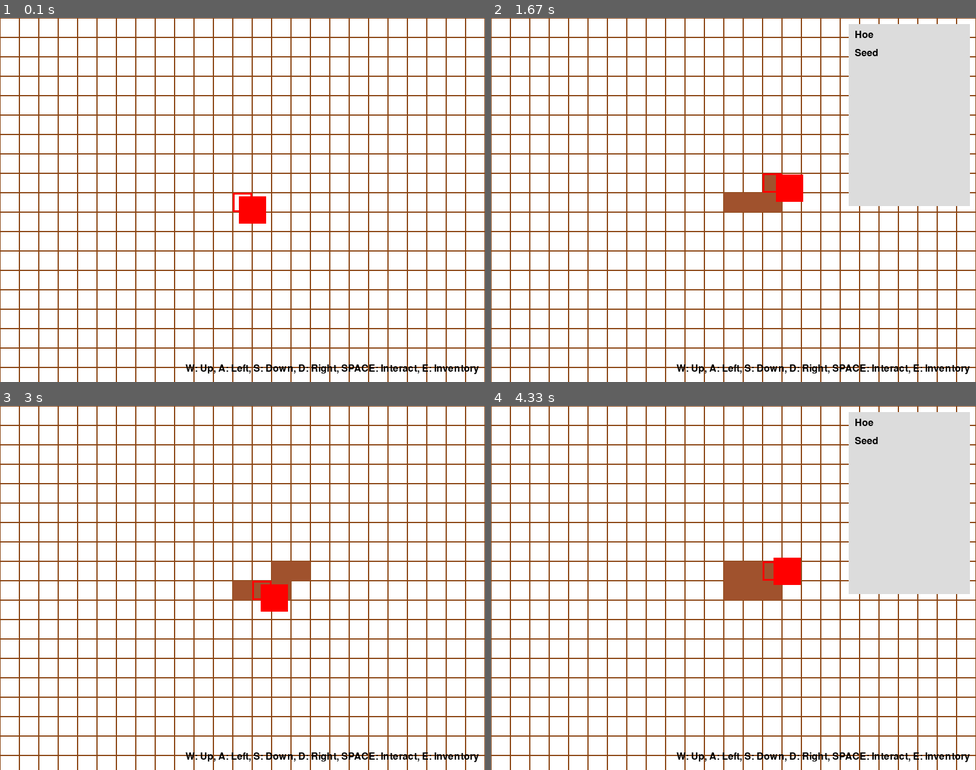
Above: before the commit, frames 1-4 (two rows, left to right).
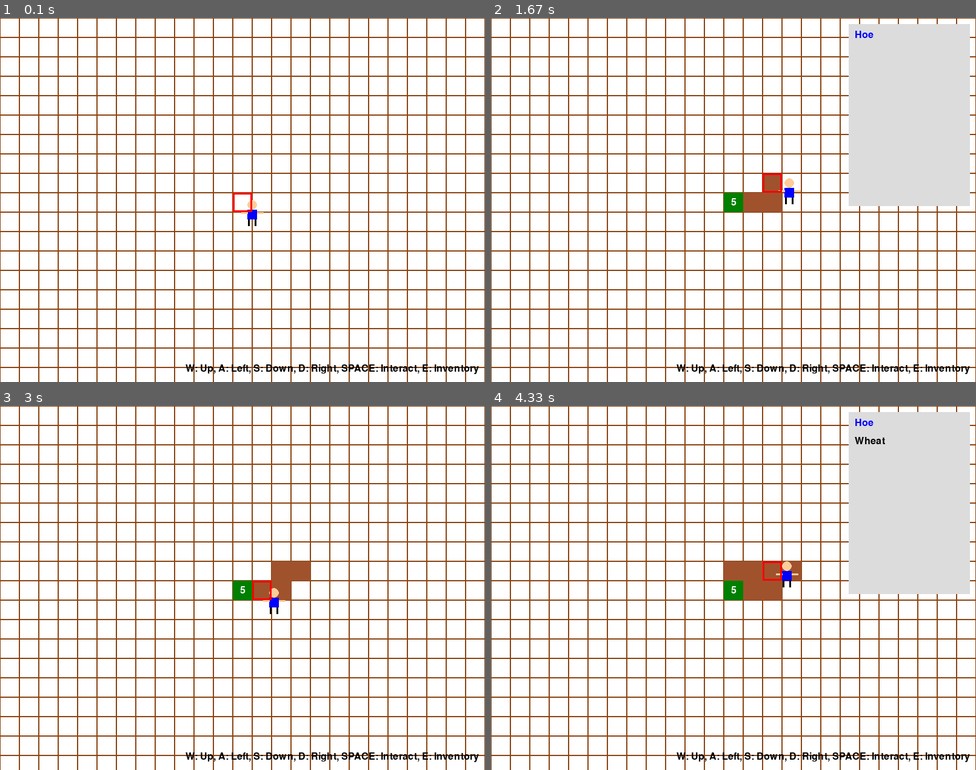
Above: after the commit, the same moments.

Repository: Origin0804/planting-game
Game: pygame game, started from main.py
The game is run twice, just before and just after one commit, with the same random seed, the same clock (stepped at 60 frames per second) and the same inputs.
Inputs (mouse positions are in pixels of both pictures, inside the frame that each line leads up to):
- Up to frame 1 (0.1 s): no input
- Up to frame 2 (1.67 s): tap Space at 0.33, 0.73, 1.03, 1.23, 1.57 s; hold D 0.67-1.13 s; tap E at 0.82 s; hold W 1.17-1.47 s; hold D from 1.5 s (still down)
- Up to frame 3 (3 s): tap Space at 1.87, 2.07, 2.37, 2.63, 2.97 s; release D at 1.97 s; hold A 2-2.53 s; tap E at 2.15 s; hold S 2.57-2.87 s; move the mouse to (291, 668) at 2.6 s; hold A from 2.9 s (still down)
- Up to frame 4 (4.33 s): tap Space at 3.27, 3.4, 3.8, 4.1 s; release A at 3.3 s; hold W 3.33-3.7 s; tap E at 3.48 s; hold D from 3.73 s (still down)

The runs differ from the first frame. In frame 1, 0.4% of the frame differs, in the area x 49-55%, y 49-58%; in frame 2, 0.7%; in frame 3, 0.6%; in frame 4, 0.7%, in the area x 48-82%, y 3-54%.

Commit message:
bassi cultivation and harvest is possiobel

Diff:
--- a/block.py
+++ b/block.py
@@ -4,27 +4,31 @@
 PLANT_COLOR = (0, 128, 0)
 TILE_SIZE = 32
 
+# 初始化字体
+pygame.font.init()
+FONT = pygame.font.Font(None, 24)  # 可以根据需要调整字体大小
+
 class Block:
     def __init__(self, position, state=0):
         """
-        Initialize a Block instance
-        :param position: The position of the land block, format: (x, y)
-        :param state: The state of the land block, default is 0
+        初始化一个 Block 实例
+        :param position: 土地块的位置，格式: (x, y)
+        :param state: 土地块的状态，默认值为 0
         """
         self.position = position
         self.state = state
 
     def change_state(self, new_state):
         """
-        Change the state of the land block
-        :param new_state: The new state value
+        更改土地块的状态
+        :param new_state: 新的状态值
         """
         self.state = new_state
 
     def draw(self, screen):
         """
-        Draw the land block on the screen
-        :param screen: The game screen object
+        在屏幕上绘制土地块
+        :param screen: 游戏屏幕对象
         """
         x, y = self.position
         LAND_COLOR = (139, 69, 19)
@@ -35,56 +39,69 @@
         elif self.state == 1:
             pygame.draw.rect(screen, CULTIVATED_COLOR, (x, y, TILE_SIZE, TILE_SIZE))
 
-
 class Soil(Block):
-    def __init__(self, position, state=0, plant=0):
+    def __init__(self, position, state=0, plant=None):
         """
-        Initialize a Soil instance
-        :param position: The position of the land, format: (x, y)
-        :param state: The state of the land, 0 for uncultivated, 1 for cultivated, default is 0
-        :param plant: The planted crop, 0 for no plant
+        初始化一个 Soil 实例
+        :param position: 土地的位置，格式: (x, y)
+        :param state: 土地的状态，0 表示未开垦，1 表示已开垦，默认值为 0
+        :param plant: 种植的作物，None 表示没有种植
         """
         super().__init__(position, state)
         self.plant = plant
-        self.growth_stage = 0  # Plant growth stage
+        self.growth_stage = 0
+        self.last_growth_time = 0  # 添加生长时间记录属性
 
-    def plant_crop(self, new_plant):
+    def grow(self, current_time):
+        """植物生长"""
+        if self.plant is not None and self.state == 1:
+            if current_time - self.last_growth_time >= self.plant.growth_time:
+                self.growth_stage += 1
+                self.last_growth_time = current_time  # 更新最后生长时间
+                if self.growth_stage >= self.plant.max_stages:
+                    self.growth_stage = self.plant.max_stages
+
+    def plant_crop(self, new_plant, current_time):
         """
-        Plant a crop on the land
-        :param new_plant: The crop to be planted
+        在土地上种植作物
+        :param new_plant: 要种植的作物
+        :param current_time: 当前时间
         """
-        if self.state == 1 and self.plant == 0:
+        if self.state == 1 and self.plant is None:
             self.plant = new_plant
             self.growth_stage = 0
 
-    def grow(self):
-        """
-        The plant grows
-        """
-        if self.plant != 0:
-            self.growth_stage += 1
-            if self.growth_stage >= 5:  # Assume the plant matures after 5 growth stages
-                self.growth_stage = 5
-
     def harvest(self):
         """
-        Harvest the crop on the land
-        :return: The harvested crop, 0 if no crop
+        收获土地上的作物
+        :return: 收获的作物，如果没有则返回 None
         """
-        if self.plant != 0 and self.growth_stage == 5:
-            harvested_plant = self.plant
-            self.plant = 0
+        if self.plant is not None and self.growth_stage == self.plant.max_stages:
+            plant = self.plant
+            self.plant = None
             self.growth_stage = 0
-            return harvested_plant
-        return 0
+            print(f"Harvesting plant at {self.position}")
+            return plant
+        return None
 
     def draw(self, screen):
         super().draw(screen)
-        if self.plant != 0:
+        if self.plant is not None:
             x, y = self.position
             # 计算植物的大小，根据生长阶段动态变化
-            plant_size = TILE_SIZE * (self.growth_stage / 5)
+            plant_size = TILE_SIZE * (self.growth_stage / self.plant.max_stages)
             # 绘制植物矩形，使其居中显示在土地块上
             pygame.draw.rect(screen, PLANT_COLOR, (x + (TILE_SIZE - plant_size) // 2,
                                                    y + (TILE_SIZE - plant_size) // 2,
                                                    plant_size, plant_size))
+            # 绘制生长阶段数字标注
+            text = FONT.render(str(self.growth_stage), True, (255, 255, 255))  # 白色文字
+            text_rect = text.get_rect(center=(x + TILE_SIZE // 2, y + TILE_SIZE // 2))
+            screen.blit(text, text_rect)
+
+
+    def cultivate(self):
+        """开垦土地"""
+        if self.state == 0:
+            self.state = 1
+            print(f"Land at {self.position} cultivated")
--- a/item.py
+++ b/item.py
@@ -1,11 +1,42 @@
+# 定义物品类型类
+class ItemType:
+    TOOL = 1
+    SEED = 2
+    PLANT = 3
+    PRODUCT = 4
+
+# 定义物品类
 class Item:
-    def __init__(self, item_id, name, description=""):
+    def __init__(self, item_id, name, item_type, description=""):
         """
-        Initialize an Item instance
-        :param item_id: The unique ID of the item
-        :param name: The name of the item
-        :param description: The description of the item, default is an empty string
+        初始化一个 Item 实例
+        :param item_id: 物品的唯一 ID
+        :param name: 物品的名称
+        :param item_type: 物品的类型
+        :param description: 物品的描述，默认值为空字符串
         """
         self.id = item_id
         self.name = name
+        self.type = item_type
         self.description = description
+
+# 定义植物类
+class Plant(Item):
+    def __init__(self, item_id, name, seed, growth_time, product_item, max_stages=5, seed_harvested_max=2, seed_harvested_min=1):
+        """
+        初始化一个 Plant 实例
+        :param item_id: 植物的唯一 ID
+        :param name: 植物的名称
+        :param growth_time: 生长所需时间，单位为毫秒
+        :param product_item: 收获的物品实例
+        :param max_stages: 最大生长阶段数，默认值为 5
+        :param seed_harvested_max: 最大收获种子数，默认值为 2
+        :param seed_harvested_min: 最小收获种子数，默认值为 1
+        """
+        super().__init__(item_id, name, ItemType.PLANT, f"Growth time: {growth_time // 1000} seconds")
+        self.seed = seed
+        self.growth_time = growth_time  # 生长所需时间，单位毫秒
+        self.max_stages = max_stages
+        self.product_item = product_item  # 关联收获物
+        self.seed_harvested_max = seed_harvested_max
+        self.seed_harvested_min = seed_harvested_min
--- a/main.py
+++ b/main.py
@@ -1,13 +1,13 @@
 import pygame
 import random
 from block import Block, Soil
-from item import Item
+from item import Item, ItemType, Plant
 from character import Character
 
-# Initialize Pygame
+# 初始化 Pygame
 pygame.init()
 
-# Define constants
+# 定义常量
 WIDTH, HEIGHT = 800, 600
 TILE_SIZE = 32
 WHITE = (255, 255, 255)
@@ -18,45 +18,75 @@
 INVENTORY_HEIGHT = 300
 INVENTORY_BG_COLOR = (220, 220, 220)
 TIP_BG_COLOR = (255, 255, 200)
-HIGHLIGHT_COLOR = (255, 0, 0)  # Color for highlighting the land
+HIGHLIGHT_COLOR = (255, 0, 0)
 
-# Create the screen
+# 创建屏幕
 screen = pygame.display.set_mode((WIDTH, HEIGHT))
 pygame.display.set_caption("Simple Stardew Valley")
-
-# Load the character image
-player_image = pygame.Surface((TILE_SIZE, TILE_SIZE))
-player_image.fill((255, 0, 0))  # Red square represents the character
 
 # Create a character instance
 player = Character("Player", WIDTH // 2, HEIGHT // 2)
 
-# Add items to the player's inventory
-hoe = Item(1, "Hoe", "A tool for cultivating land")
-seed = Item(2, "Seed", "A seed for planting crops")
+# 定义小麦种子
+wheat_seed = Item(2, "Wheat Seed", "A seed for planting wheat")
+# 定义小麦产品
+wheat_product = Item(5, "Wheat", "Mature wheat, can be sold or used")
+# 定义小麦植物
+wheat = Plant(4, "Wheat Plant", wheat_seed, 100, wheat_product, 5)
+
+# 定义工具
+hoe = Item(1, "Hoe", ItemType.TOOL, "Used to cultivate land")
+
+# 添加物品到玩家背包
 player.add_item(hoe)
-player.add_item(seed)
+player.add_item(wheat_seed)
 
-# Create a list of land blocks
+# 创建土地块列表
 blocks = []
 for y in range(0, HEIGHT, TILE_SIZE):
     for x in range(0, WIDTH, TILE_SIZE):
         block = Soil((x, y))
         blocks.append(block)
 
-# Game main loop
+# 游戏主循环
 running = True
 clock = pygame.time.Clock()
-grow_timer = 0  # Growth timer
-is_inventory_open = False  # Inventory open flag
+grow_timer = 0
+is_inventory_open = False
+
+
+def draw_player(screen, x, y):
+    # 绘制头部，用圆形表示
+    head_radius = TILE_SIZE // 4
+    pygame.draw.circle(screen, (255, 204, 153), (x + TILE_SIZE // 2, y + head_radius), head_radius)
+
+    # 绘制身体，用矩形表示
+    body_height = TILE_SIZE // 2
+    pygame.draw.rect(screen, (0, 0, 255), (x + TILE_SIZE // 4, y + 2 * head_radius, TILE_SIZE // 2, body_height))
+
+    # 绘制手臂
+    arm_length = TILE_SIZE // 3
+    pygame.draw.line(screen, (255, 204, 153), (x + TILE_SIZE // 4, y + 2 * head_radius + body_height // 3),
+                     (x + TILE_SIZE // 4 - arm_length, y + 2 * head_radius + body_height // 3), 3)
+    pygame.draw.line(screen, (255, 204, 153), (x + 3 * TILE_SIZE // 4, y + 2 * head_radius + body_height // 3),
+                     (x + 3 * TILE_SIZE // 4 + arm_length, y + 2 * head_radius + body_height // 3), 3)
+
+    # 绘制腿部
+    leg_length = TILE_SIZE // 3
+    pygame.draw.line(screen, (0, 0, 0), (x + TILE_SIZE // 3, y + 2 * head_radius + body_height),
+                     (x + TILE_SIZE // 3, y + 2 * head_radius + body_height + leg_length), 3)
+    pygame.draw.line(screen, (0, 0, 0), (x + 2 * TILE_SIZE // 3, y + 2 * head_radius + body_height),
+                     (x + 2 * TILE_SIZE // 3, y + 2 * head_radius + body_height + leg_length), 3)
+
 
 while running:
+    current_time = pygame.time.get_ticks()  # 每次循环获取当前时间
     for event in pygame.event.get():
         if event.type == pygame.QUIT:
             running = False
         elif event.type == pygame.KEYDOWN:
             if event.key == pygame.K_SPACE:
-                # Get the land block where the player is currently located
+                # 获取玩家当前所在的土地块
                 player_tile_x = player.x // TILE_SIZE * TILE_SIZE
                 player_tile_y = player.y // TILE_SIZE * TILE_SIZE
                 target_block = None
@@ -67,19 +97,34 @@
                         break
                 if target_block:
                     print(f"Found target block at position: {target_block.position}")
-                    if any(item.id == 1 for item in player.inventory):  # Has a hoe
-                        print(f"Cultivating land at {target_block.position}")
-                        target_block.change_state(1)  # Cultivate the land
-                    elif any(item.id == 2 for item in player.inventory) and target_block.state == 1:
-                        target_block.plant_crop(seed)  # Plant a crop
-                    elif target_block.plant != 0 and target_block.growth_stage == 5:
+                    land_state = target_block.state
+                    has_hoe = any(item.id == 1 for item in player.inventory)
+                    has_wheat_seed = any(item.id == 2 for item in player.inventory)
+
+                    if land_state == 0:  # 土地未开垦
+                        if has_hoe:
+                            target_block.cultivate()
+                    elif land_state == 1 and target_block.plant is None:  # 开垦未播种
+                        if has_wheat_seed:
+                            target_block.plant_crop(wheat, current_time)
+                            # 从背包移除种子
+                            for item in player.inventory[:]:
+                                if item.id == 2:
+                                    player.inventory.remove(item)
+                                    break
+                    else:
                         harvested = target_block.harvest()
                         if harvested:
-                            player.add_item(harvested)
+                            player.add_item(harvested.product_item)
+                            # 随机生成 1 - 2 个种子
+                            seed_count = random.randint(harvested.seed_harvested_min, harvested.seed_harvested_max)
+                            for _ in range(seed_count):
+                                player.add_item(harvested.seed)
+                            print(f"Harvested {harvested} and {seed_count} {harvested.seed}")
             elif event.key == pygame.K_e:
                 is_inventory_open = not is_inventory_open
 
-    # Handle key events, use WASD to control movement
+    # 处理按键事件，使用 WASD 控制移动
     keys = pygame.key.get_pressed()
     if keys[pygame.K_a] and player.x > 0:
         player.x -= MOVE_SPEED
@@ -90,41 +135,43 @@
     if keys[pygame.K_s] and player.y < HEIGHT - TILE_SIZE:
         player.y += MOVE_SPEED
 
-    # Plant growth logic
-    grow_timer += clock.get_rawtime()
-    if grow_timer >= 5000:  # Grow once every 5 seconds
-        for block in blocks:
-            if isinstance(block, Soil):
-                block.grow()
-        grow_timer = 0
+    # 植物生长逻辑
+    for block in blocks:
+        if isinstance(block, Soil):
+            block.grow(current_time)  # 传入当前时间
 
-    # Draw the background
+    # 绘制背景
     screen.fill(WHITE)
 
-    # Draw land blocks
+    # 绘制土地块
     for block in blocks:
         block.draw(screen)
 
-    # Implement 2.5D effect, simply rotate the character
-    rotated_player = pygame.transform.rotate(player_image, 45)
-    new_rect = rotated_player.get_rect(center=player_image.get_rect(topleft=(player.x, player.y)).center)
-    screen.blit(rotated_player, new_rect.topleft)
+    # Draw the player
+    draw_player(screen, player.x, player.y)
 
-    # Highlight the land block where the player is currently located
+    # 高亮显示玩家当前所在的土地块
     player_tile_x = player.x // TILE_SIZE * TILE_SIZE
     player_tile_y = player.y // TILE_SIZE * TILE_SIZE
     for block in blocks:
         if block.position == (player_tile_x, player_tile_y):
             pygame.draw.rect(screen, HIGHLIGHT_COLOR, (player_tile_x, player_tile_y, TILE_SIZE, TILE_SIZE), 3)
 
-    # Show the inventory interface
+    # 显示背包界面
     if is_inventory_open:
         pygame.draw.rect(screen, INVENTORY_BG_COLOR, (WIDTH - INVENTORY_WIDTH - 10, 10, INVENTORY_WIDTH, INVENTORY_HEIGHT))
         inventory_y = 20
         mouse_x, mouse_y = pygame.mouse.get_pos()
         hovered_item = None
         for item in player.inventory:
-            item_text = FONT.render(item.name, True, BLACK)
+            color = BLACK
+            if item.type == ItemType.TOOL:
+                color = (0, 0, 255)
+            elif item.type == ItemType.SEED:
+                color = (0, 128, 0)
+            elif item.type == ItemType.PRODUCT:
+                color = (139, 69, 19)
+            item_text = FONT.render(item.name, True, color)
             item_rect = item_text.get_rect(topleft=(WIDTH - INVENTORY_WIDTH, inventory_y))
             screen.blit(item_text, item_rect)
             if item_rect.collidepoint(mouse_x, mouse_y):
@@ -137,15 +184,15 @@
             pygame.draw.rect(screen, TIP_BG_COLOR, desc_rect.inflate(10, 5))
             screen.blit(desc_text, desc_rect)
 
-    # Show key prompts
+    # 显示按键提示
     controls_text = FONT.render("W: Up, A: Left, S: Down, D: Right, SPACE: Interact, E: Inventory", True, BLACK)
     screen.blit(controls_text, (WIDTH - controls_text.get_width() - 10, HEIGHT - 30))
 
-    # Update the display
+    # 更新显示
     pygame.display.flip()
 
-    # Control the frame rate
+    # 控制帧率
     clock.tick(60)
 
-# Quit Pygame
+# 退出 Pygame
 pygame.quit()
